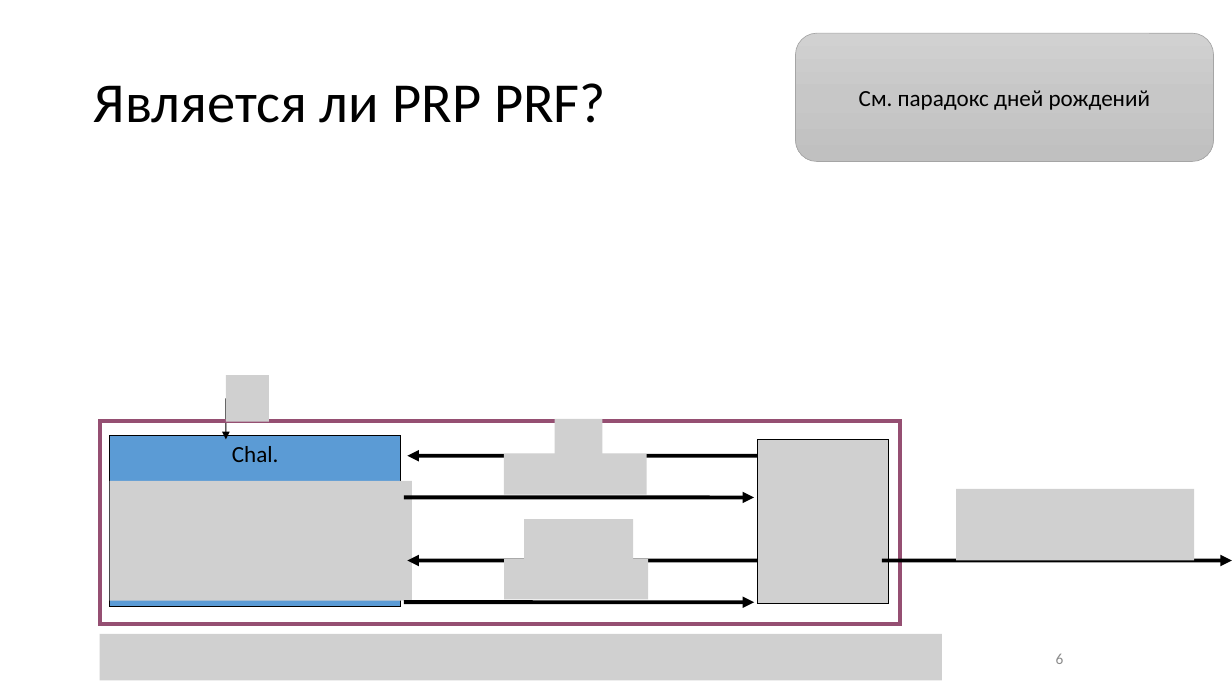
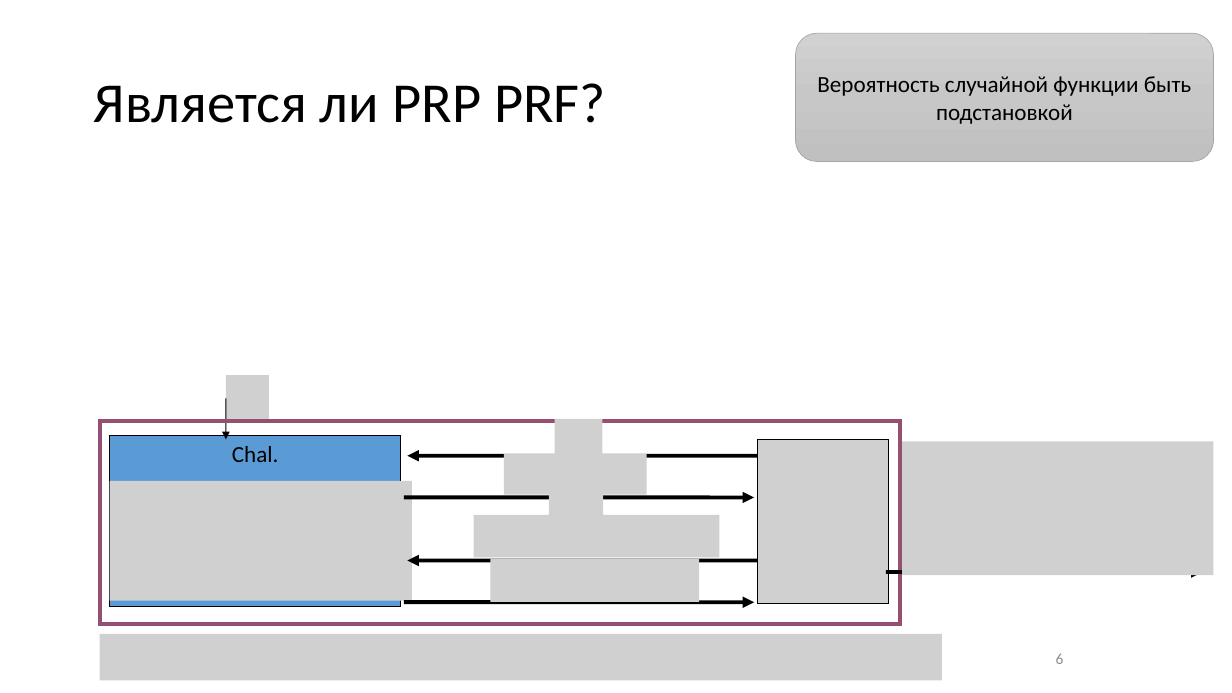
Before and after one commit to GeorgyFirsov-s-forks/CryptoLectures, a slide deck: slide 6 of Lectures/Lecture6.pptx. Drawn at 1232x693 pixels with LibreOffice and Linux fonts; fonts in the diff are those of the drawing; grey boxes stand for pictures. Boxes give left, top, right and bottom in pixels: in the first picture for what was removed or moved away, otherwise in the second. Text is boxed around its words. In the diff, an @@ line names an element or a change of style, - is before the commit and + after.

```diff
--- a/Lectures/Lecture6.pptx
+++ b/Lectures/Lecture6.pptx
@@ text in rounded rectangle at [817,76,1191,124]: text changed @@
-См. парадокс дней рождений
+Вероятность случайной функции быть подстановкой
@@ picture added at [902,442,1214,576] @@
@@ picture added at [549,482,604,534] @@
@@ picture removed at [957,489,1195,560] @@
@@ picture added at [474,515,720,557] @@
@@ picture removed at [524,519,633,560] @@
@@ picture: place and size @@
-picture at [504,559,648,600]
+picture at [491,559,700,603]
@@ arrow moved from (882, 561) - (1232, 561) to (886, 572) - (1203, 572) @@
```
Also in this commit, not shown: 1 other file.
